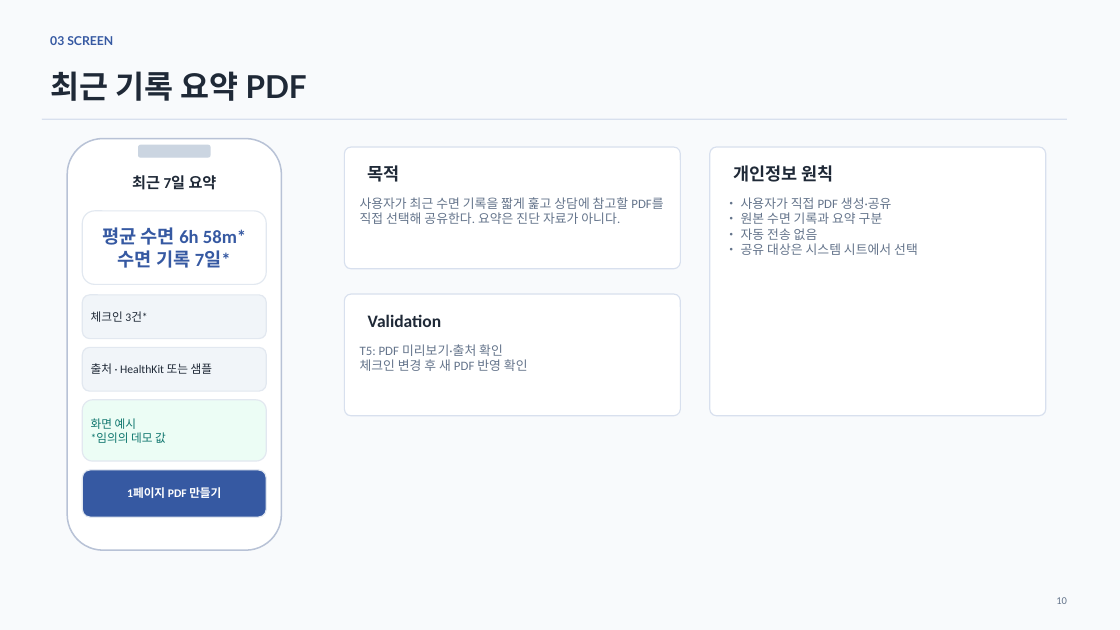
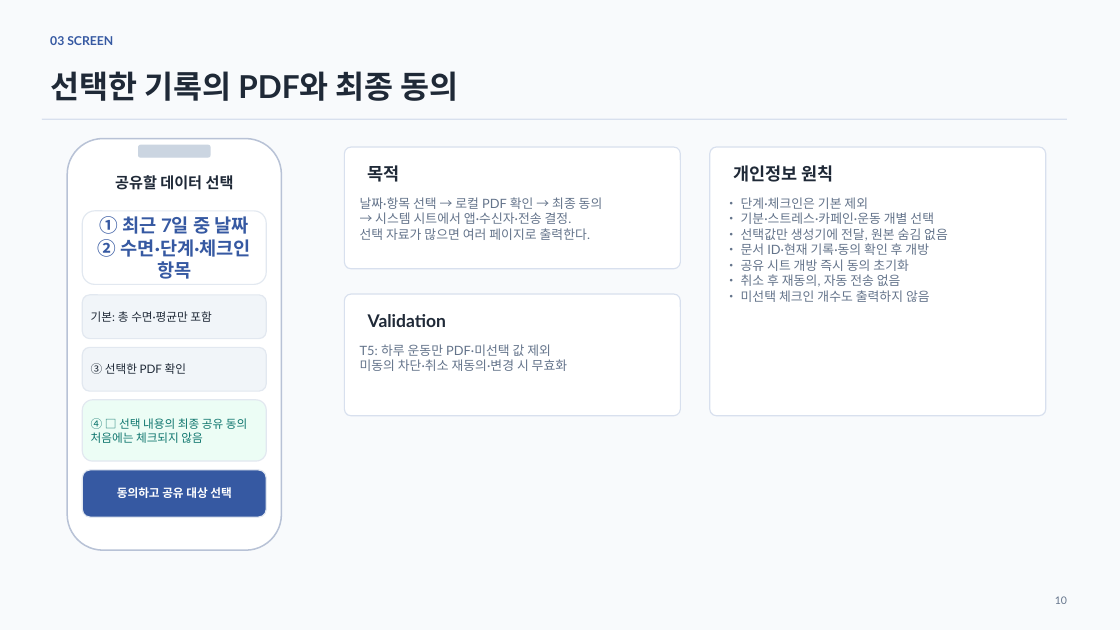
Before and after one commit to JinWoong-Jung/snorlax, a slide deck: slide 10 of 02_Jammanbo_UIUX.pptx. Drawn at 1120x630 pixels with LibreOffice and Linux fonts; fonts in the diff are those of the drawing. Boxes give left, top, right and bottom in pixels: in the first picture for what was removed or moved away, otherwise in the second. Text is boxed around its words. In the diff, an @@ line names an element or a change of style, - is before the commit and + after.

```diff
--- a/02_Jammanbo_UIUX.pptx
+++ b/02_Jammanbo_UIUX.pptx
@@ text at [50,71,459,101]: text changed @@
-최근 기록 요약 PDF
+선택한 기록의 PDF와 최종 동의
@@ text at [115,175,234,190]: text changed; font Calibri to Lato @@
-최근 7일 요약
+공유할 데이터 선택
@@ text at [360,197,603,240]: text changed; font Calibri to Lato @@
-사용자가 최근 수면 기록을 짧게 훑고 상담에 참고할 PDF를 직접 선택해 공유한다. 요약은 진단 자료가 아니다.
+날짜·항목 선택 → 로컬 PDF 확인 → 최종 동의
+→ 시스템 시트에서 앱·수신자·전송 결정.
+선택 자료가 많으면 여러 페이지로 출력한다.
@@ text at [741,197,948,302]: text changed; font Calibri to Lato @@
-• 사용자가 직접 PDF 생성·공유
-• 원본 수면 기록과 요약 구분
-• 자동 전송 없음
-• 공유 대상은 시스템 시트에서 선택
+• 단계·체크인은 기본 제외
+• 기분·스트레스·카페인·운동 개별 선택
+• 선택값만 생성기에 전달, 원본 숨김 없음
+• 문서 ID·현재 기록·동의 확인 후 개방
+• 공유 시트 개방 즉시 동의 초기화
+• 취소 후 재동의, 자동 전송 없음
+• 미선택 체크인 개수도 출력하지 않음
@@ text at [98,216,251,279]: text changed; font Calibri to Lato @@
-평균 수면 6h 58m*
-수면 기록 7일*
+① 최근 7일 중 날짜
+② 수면·단계·체크인 항목
@@ text at [91,311,211,322]: text changed; font Calibri to Lato @@
-체크인 3건*
+기본: 총 수면·평균만 포함
@@ text "Validation" at [368,314,446,327]: font Calibri to Lato @@
@@ text at [360,344,567,371]: text changed; font Calibri to Lato @@
-T5: PDF 미리보기·출처 확인
-체크인 변경 후 새 PDF 반영 확인
+T5: 하루 운동만 PDF·미선택 값 제외
+미동의 차단·취소 재동의·변경 시 무효화
@@ text at [91,363,186,374]: text changed; font Calibri to Lato @@
-출처 · HealthKit 또는 샘플
+③ 선택한 PDF 확인
@@ text at [91,418,247,443]: text changed; font Calibri to Lato @@
-화면 예시
-*임의의 데모 값
+④ □ 선택 내용의 최종 공유 동의
+처음에는 체크되지 않음
@@ text at [117,487,231,498]: text changed; font Calibri to Lato @@
-1페이지 PDF 만들기
+동의하고 공유 대상 선택
@@ text "10" at [1055,596,1067,604]: font Calibri to Lato @@
```
Also in this commit, not shown: 12 other slides changed, 22 other files.
